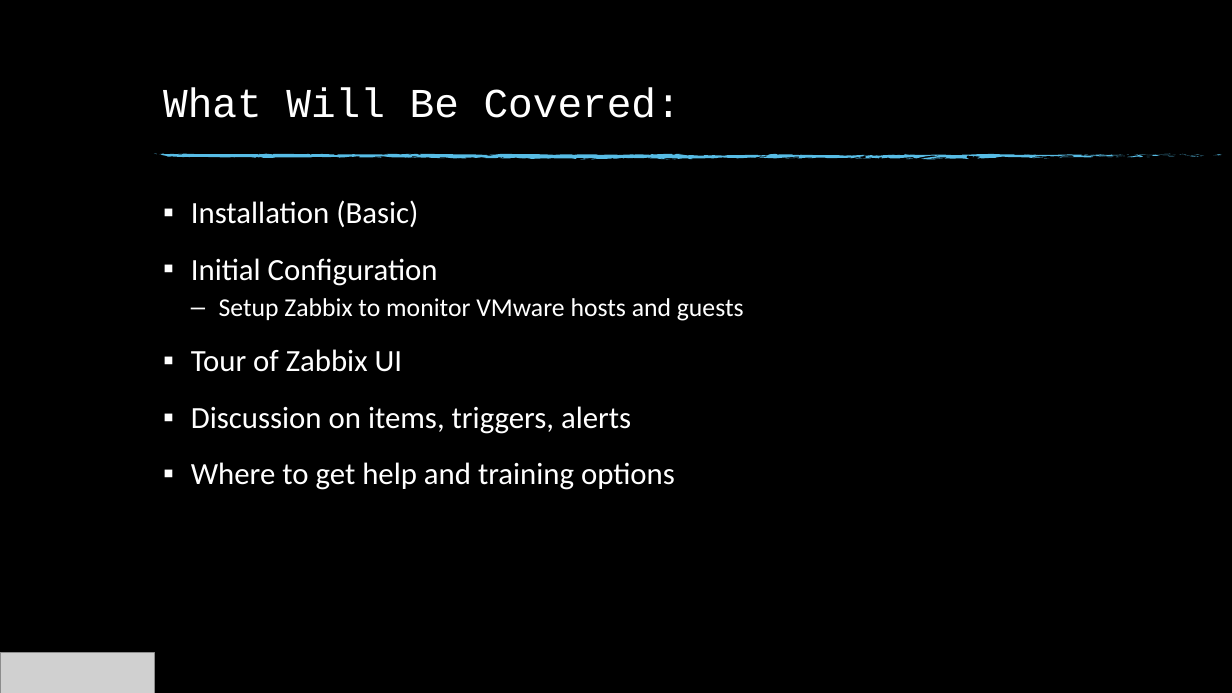
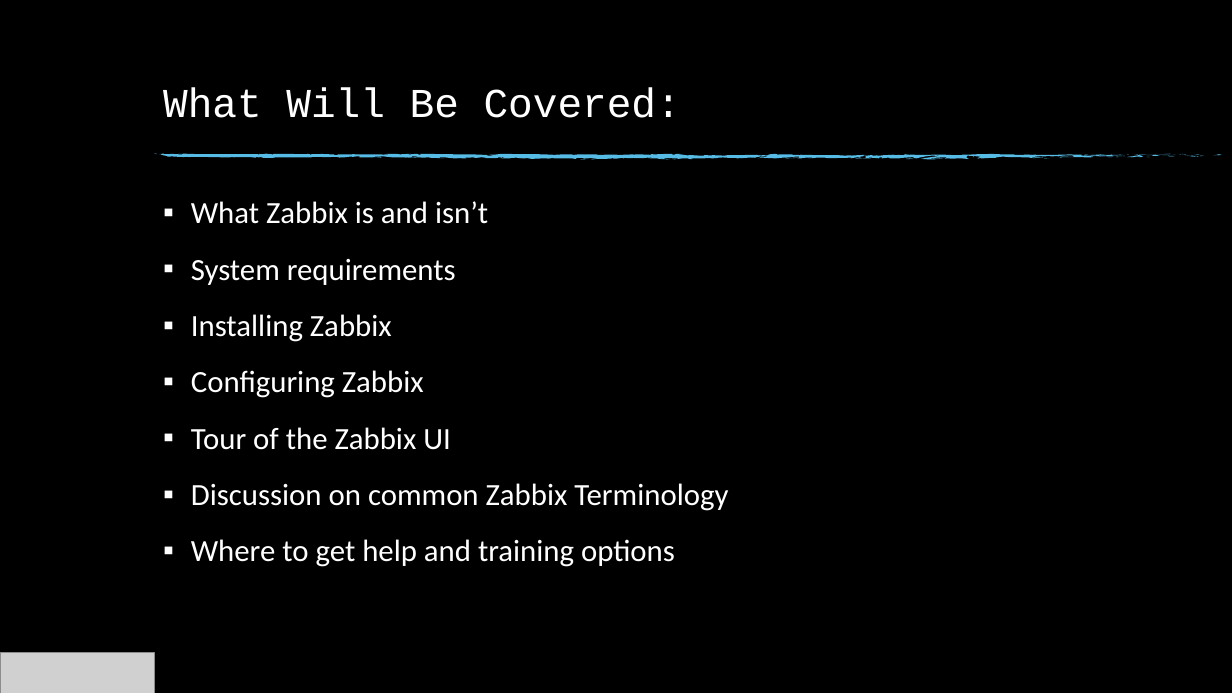
Before and after one commit to billkindle/FWVMUG_June_2020_Enterprise_Monitoring_With_Zabbix, a slide deck: slide 3 of FWVMUG_June_2020_Monitoring_ESXi_Zabbix.pptx (slide 2 before the commit). Drawn at 1232x693 pixels with LibreOffice and Linux fonts; fonts in the diff are those of the drawing; grey boxes stand for pictures; background and template pictures are left out. Boxes give left, top, right and bottom in pixels: in the first picture for what was removed or moved away, otherwise in the second. Text is boxed around its words. In the diff, an @@ line names an element or a change of style, - is before the commit and + after.

```diff
--- a/FWVMUG_June_2020_Monitoring_ESXi_Zabbix.pptx
+++ b/FWVMUG_June_2020_Monitoring_ESXi_Zabbix.pptx
@@ text at <box>191,201,728,511</box>: text changed @@
-▪ Installation (Basic)
-▪ Initial Configuration
-  – Setup Zabbix to monitor VMware hosts and guests
-▪ Tour of Zabbix UI
-▪ Discussion on items, triggers, alerts
+▪ What Zabbix is and isn’t
+▪ System requirements
+▪ Installing Zabbix
+▪ Configuring Zabbix
+▪ Tour of the Zabbix UI
+▪ Discussion on common Zabbix Terminology
```
Also in this commit, not shown: 7 other slides changed, 8 slides added, 1 slide removed.
